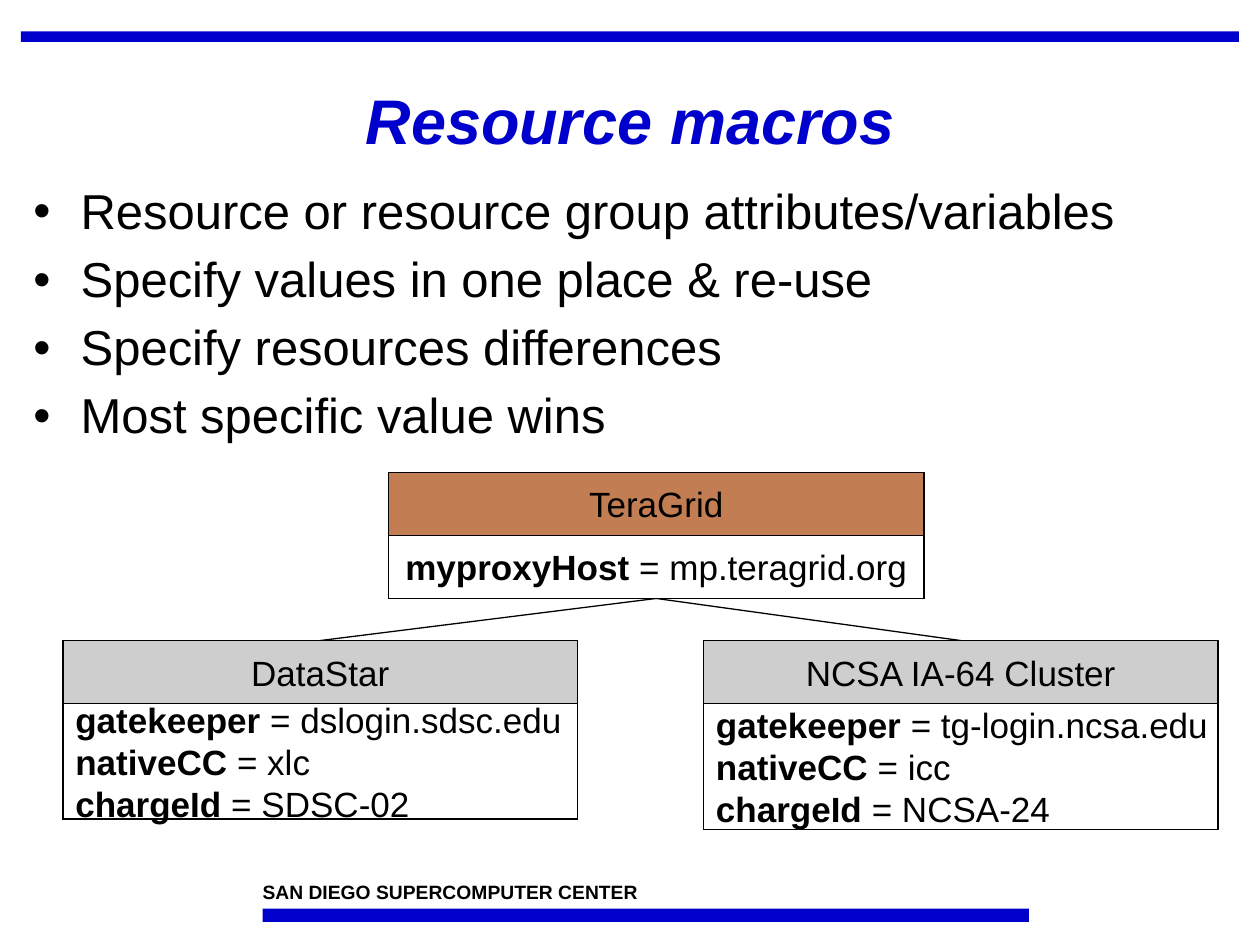
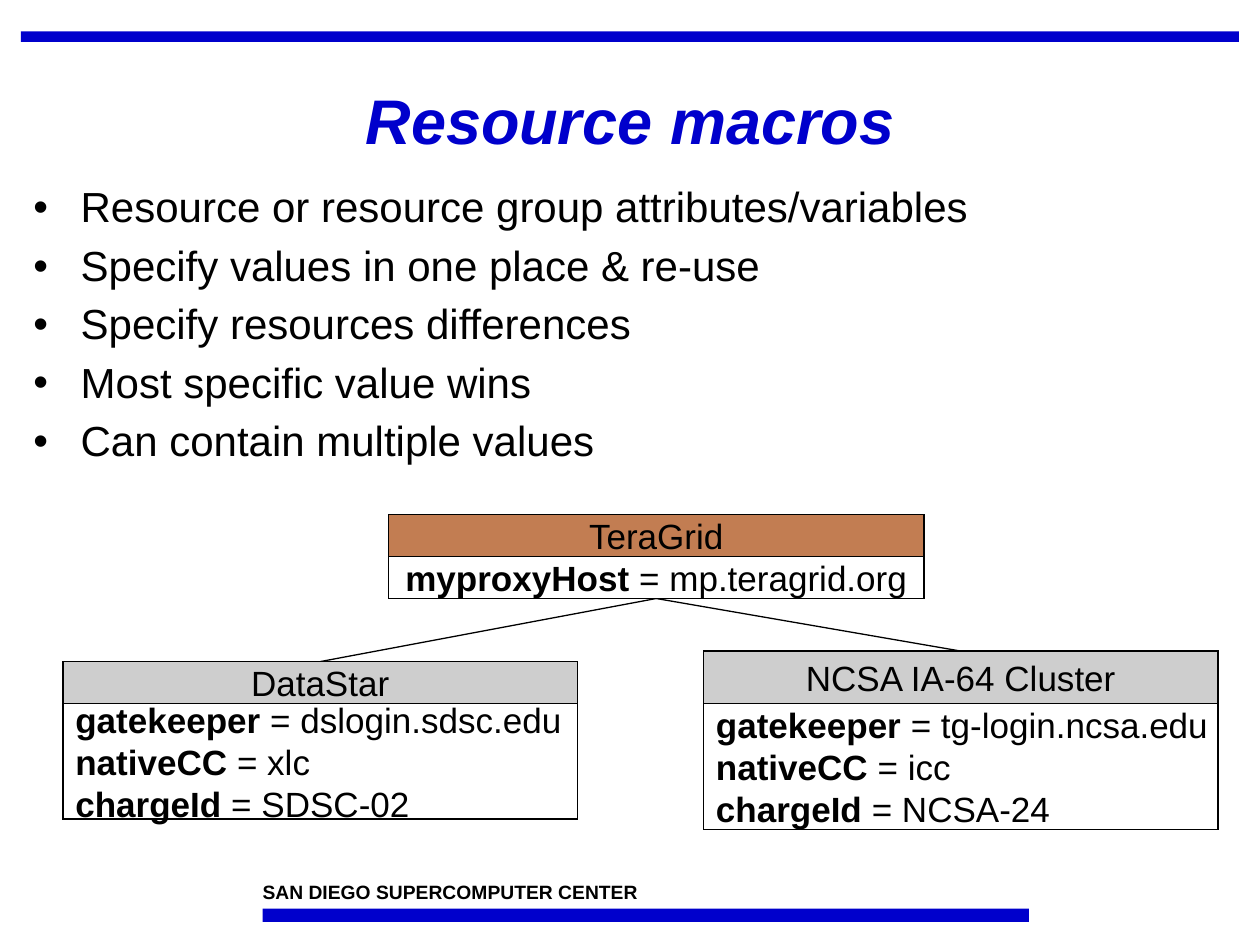
Before and after one commit to IncaProject/inca-xsede, a slide deck: slide 8 of talks/feb-06-workshop/control.ppt. Drawn at 1260x945 pixels with LibreOffice and Linux fonts; fonts in the diff are those of the drawing; background and template pictures are left out. Boxes give left, top, right and bottom in pixels: in the first picture for what was removed or moved away, otherwise in the second. Text is boxed around its words. In the diff, an @@ line names an element or a change of style, - is before the commit and + after.

```diff
--- a/talks/feb-06-workshop/control.ppt
+++ b/talks/feb-06-workshop/control.ppt
@@ text at box(81, 191, 967, 406): size 28 to 24 pt in "Resource or resource group attributes/variables", "Specify values in one place & re-use", "Specify resources differences", "Most specific value wins"; less space between paragraphs @@
@@ text at box(81, 425, 594, 464): paragraph added @@
+• Can contain multiple values
@@ rectangle "TeraGrid": place and size @@
-rectangle "TeraGrid" at box(388, 472, 924, 536)
+rectangle "TeraGrid" at box(388, 514, 924, 556)
@@ rectangle "myproxyHost = mp.teragrid.org": place and size @@
-rectangle "myproxyHost = mp.teragrid.org" at box(388, 536, 924, 598)
+rectangle "myproxyHost = mp.teragrid.org" at box(388, 557, 924, 598)
@@ line moved from (656, 598) - (320, 640) to (656, 598) - (320, 662) @@
@@ line moved from (656, 598) - (961, 640) to (656, 598) - (961, 651) @@
@@ rectangle "NCSA IA-64 Cluster": place and size @@
-rectangle "NCSA IA-64 Cluster" at box(703, 640, 1217, 703)
+rectangle "NCSA IA-64 Cluster" at box(703, 651, 1217, 704)
@@ rectangle "DataStar": place and size @@
-rectangle "DataStar" at box(63, 640, 577, 703)
+rectangle "DataStar" at box(63, 662, 577, 703)
```
Also in this commit, not shown: 18 other slides changed, 1 slide added, 1 other file.
